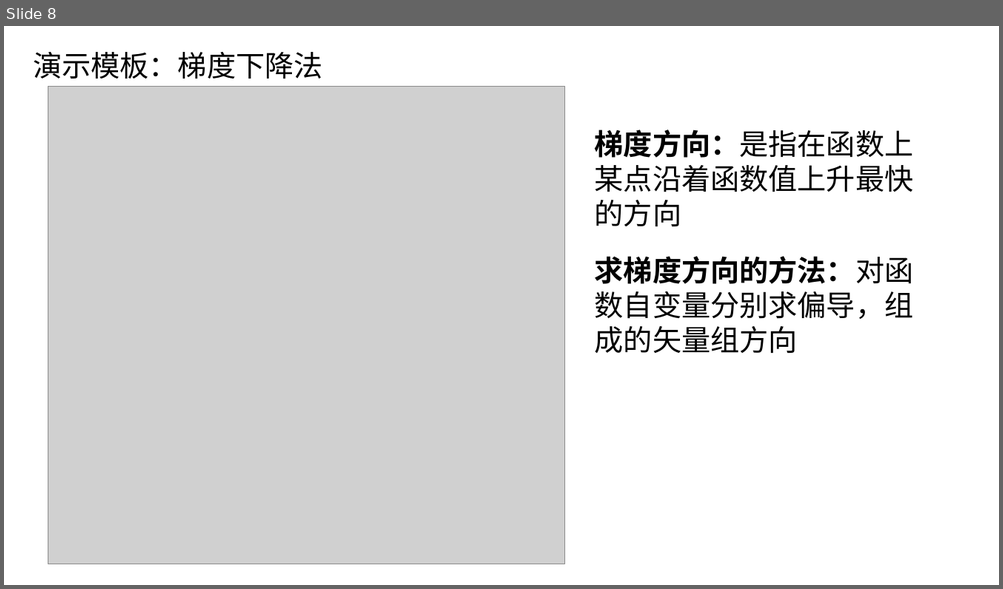
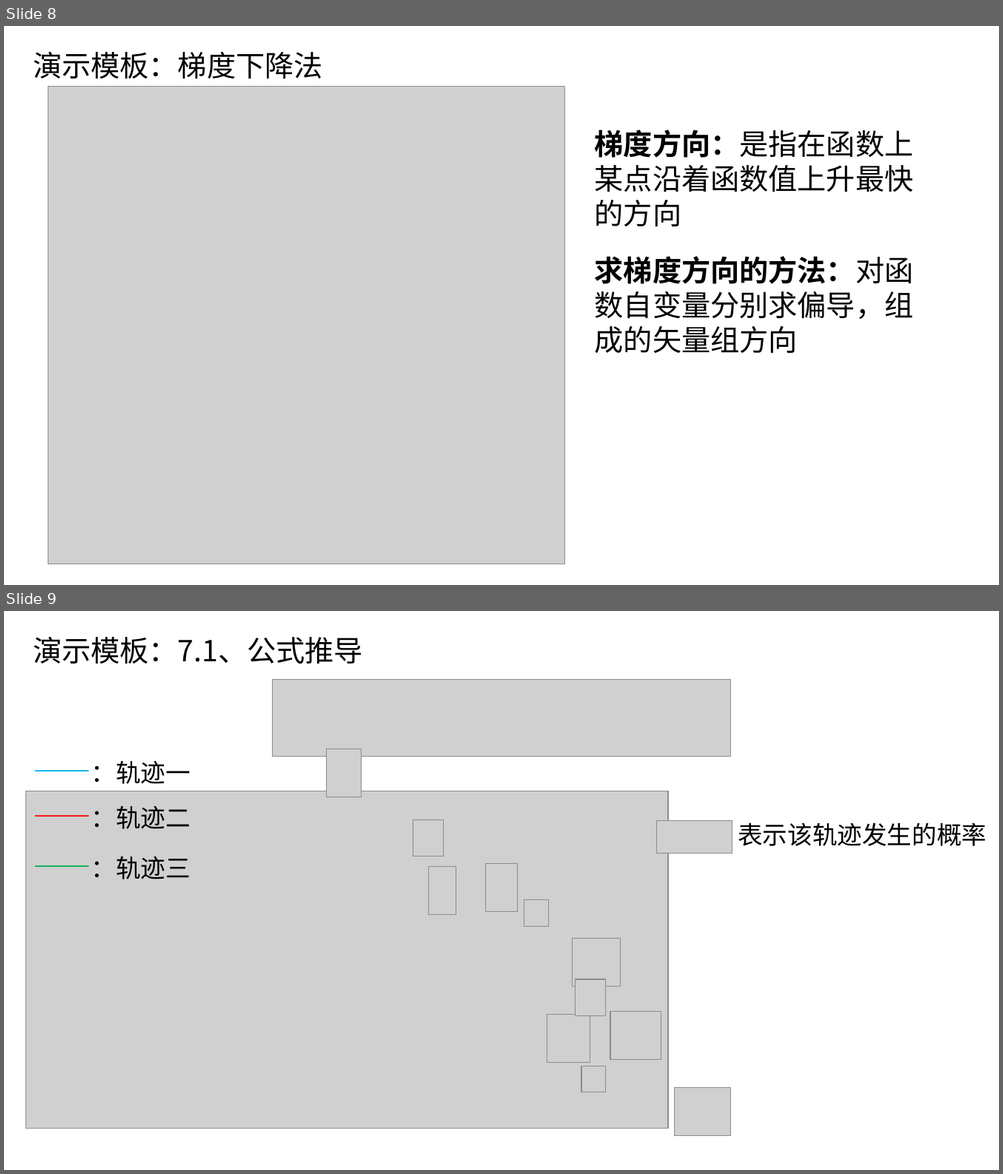
Before and after one commit to zgqzhangguoqi/RL-Flies, a slide deck: 强化学习PPT4~6章/演示文稿.pptx. Shown one above the other, each under a label of ours: slide 8 before the commit, slides 8 and 9 after it. The pictures are 1003x589 and 1003x1174 pixels, drawn with LibreOffice and Linux fonts; fonts in the diff are those of the drawing; grey boxes stand for pictures. Boxes give left, top, right and bottom in pixels: in the first picture for what was removed or moved away, otherwise in the second. Text is boxed around its words. In the diff, an @@ line names an element or a change of style, - is before the commit and + after.

Commit message:
2019.9.1-22:34

```diff
--- a/强化学习PPT4~6章/演示文稿.pptx
+++ b/强化学习PPT4~6章/演示文稿.pptx
@@ slide 9 added at [4, 611, 999, 1170], background #FFFFFF @@
@@ text added at [33, 637, 363, 664], 28 pt, text #000000 @@
+演示模板：7.1、公式推导
@@ picture added at [273, 680, 731, 757] @@
@@ text added at [91, 760, 190, 784], 24 pt, text #000000 @@
+——：轨迹一
@@ picture added at [327, 749, 361, 797] @@
@@ picture added at [25, 791, 668, 1129] @@
@@ text added at [91, 806, 190, 829], 24 pt, text #000000 @@
+——：轨迹二
@@ picture added at [413, 820, 444, 857] @@
@@ picture added at [657, 820, 732, 854] @@
@@ text added at [737, 823, 986, 846], 24 pt, text #000000 @@
+表示该轨迹发生的概率
@@ text added at [91, 856, 190, 880], 24 pt, text #000000 @@
+——：轨迹三
@@ picture added at [429, 867, 455, 914] @@
@@ picture added at [485, 864, 518, 911] @@
@@ picture added at [524, 900, 549, 926] @@
@@ picture added at [572, 939, 620, 986] @@
@@ picture added at [575, 980, 606, 1016] @@
@@ picture added at [547, 1014, 589, 1062] @@
@@ picture added at [610, 1011, 660, 1059] @@
@@ picture added at [581, 1066, 606, 1092] @@
@@ picture added at [674, 1088, 730, 1137] @@
```
Also in this commit, not shown: 1 slide removed.
